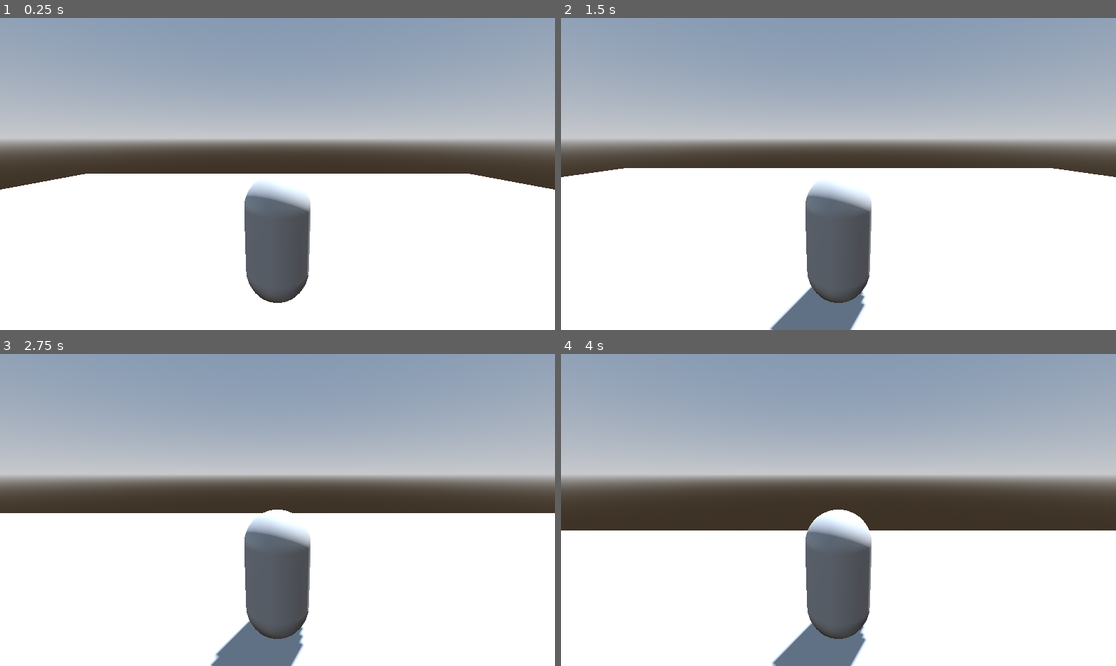
Above: before the commit, frames 1-4 (two rows, left to right).
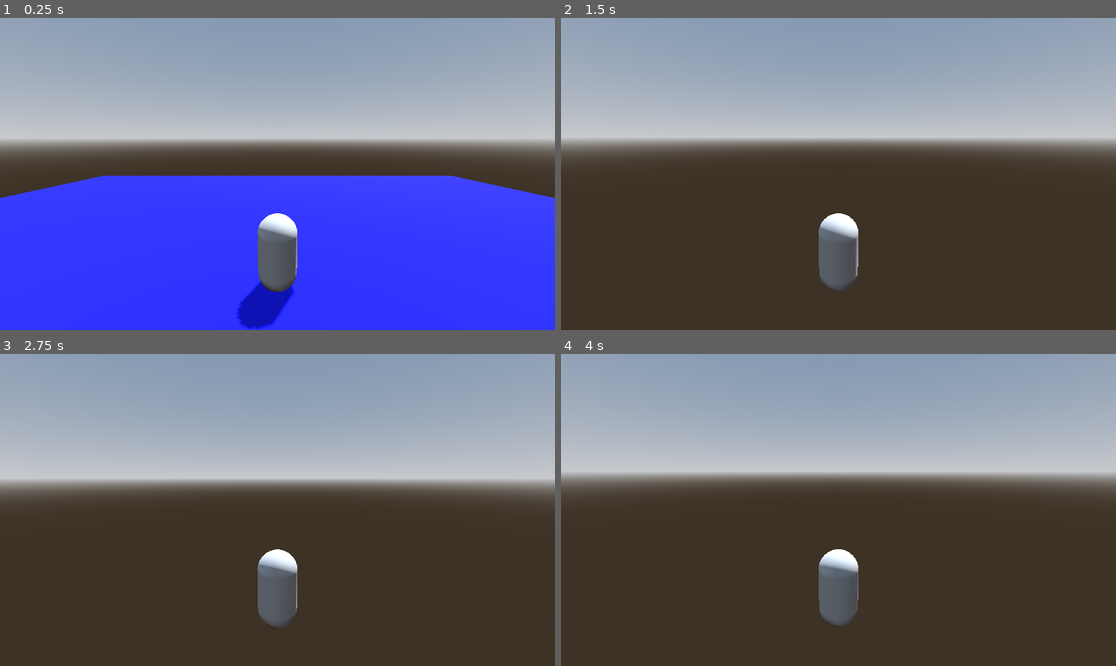
Above: after the commit, the same moments.

Repository: gotBamb00zled/3d-platformer
Game: Godot game, scene res://world.tscn
The game is run twice, just before and just after one commit, with the same random seed, the same clock (stepped at 60 frames per second) and the same inputs. Before the commit the project has no main scene; this scene is started directly in both runs.
Inputs (mouse positions are in pixels of both pictures, inside the frame that each line leads up to):
- Up to frame 1 (0.25 s): no input
- Up to frame 2 (1.5 s): tap Enter (ui_accept) at 0.5, 0.6, 0.77, 1.07, 1.35 s; move the mouse to (866, 174) at 0.52 s; hold W (move_forward) from 0.53 s (still down); move the mouse to (810, 174) at 1.27 s
- Up to frame 3 (2.75 s): keep holding W (move_forward); tap Enter (ui_accept) at 1.52, 1.82, 2.1 s; move the mouse to (288, 503) at 2.02 s
- Up to frame 4 (4 s): keep holding W (move_forward); move the mouse to (832, 516) at 2.77 s; tap Enter (ui_accept) at 2.85, 3.02, 3.32, 3.6, 3.77 s; move the mouse to (877, 513) at 3.52 s

The runs differ from the first frame. In frame 1, 48% of the frame differs, in the area x 0-100%, y 49-100%; in frame 2, 50%; in frame 3, 51%, in the area x 0-100%, y 38-100%; in frame 4, 45%.

Commit message:
camera fully working. player can jump.

Diff:
--- a/Player.gd
+++ b/Player.gd
@@ -4,20 +4,36 @@
 var mouse_sensitivity := 0.001
 var twist_input := 0.0
 var pitch_input := 0.0
+const jump_velocity = 4.5
+
+@onready var twist_pivot := $TwistPivot
+@onready var pitch_pivot := $TwistPivot/PitchPivot
 
 func _ready() -> void:
 	Input.set_mouse_mode(Input.MOUSE_MODE_CAPTURED)
 
 # Called every frame. 'delta' is the elapsed time since the previous frame.
 func _process(delta):
+	#setting up player movement
 	var input := Vector3.ZERO
 	input.x = Input.get_axis("move_left", "move_right")
 	input.z = Input.get_axis("move_forward", "move_back")
 
-	apply_central_force(input * 1200.0 * delta)
+	if Input.is_action_just_pressed("ui_accept"):
+		apply_central_impulse(Vector3(0,1500,0) * delta)
+	#apply force to mouse camera movement
+	apply_central_force(twist_pivot.basis * input * 3000.0 * delta)
 
+	#if escape is pressed, show mouse cursor and give us control of it
 	if Input.is_action_just_pressed("ui_cancel"):
 		Input.set_mouse_mode(Input.MOUSE_MODE_VISIBLE)
+
+	#clamp camera movement down to avoid fully rotating around player
+	$TwistPivot.rotate_y(twist_input)
+	$TwistPivot/PitchPivot.rotate_x(pitch_input)
+	$TwistPivot/PitchPivot.rotation.x = clamp($TwistPivot/PitchPivot.rotation.x, deg_to_rad(-30), deg_to_rad(30))
+	twist_input = 0.0
+	pitch_input = 0.0
 
 func _unhandled_input(event: InputEvent) -> void:
 	if event is InputEventMouseMotion:
--- a/player.tscn
+++ b/player.tscn
@@ -24,4 +24,4 @@
 transform = Transform3D(1, 0, 0, 0, 0.984808, 0.173648, 0, -0.173648, 0.984808, 0, 0, 0)
 
 [node name="Camera3D" type="Camera3D" parent="TwistPivot/PitchPivot"]
-transform = Transform3D(1, 0, 0, 0, 1, 0, 0, 0, 1, 0, 0, 3)
+transform = Transform3D(0.05, 0, 0, 0, 0.05, 0, 0, 0, 0.05, 0, 1, 5)
--- a/project.godot
+++ b/project.godot
@@ -11,6 +11,7 @@
 [application]
 
 config/name="GameOff2023"
+run/main_scene="res://world.tscn"
 config/features=PackedStringArray("4.1", "GL Compatibility")
 config/icon="res://icon.svg"
 
@@ -53,6 +54,5 @@
 
 [rendering]
 
-renderer/rendering_method="gl_compatibility"
 renderer/rendering_method.mobile="gl_compatibility"
 lights_and_shadows/directional_shadow/soft_shadow_filter_quality=0
--- a/world.gd
+++ /dev/null
@@ -1,11 +0,0 @@
-extends Node3D
-
-
-# Called when the node enters the scene tree for the first time.
-func _ready():
-	pass # Replace with function body.
-
-
-# Called every frame. 'delta' is the elapsed time since the previous frame.
-func _process(delta):
-	pass
--- a/world.tscn
+++ b/world.tscn
@@ -1,7 +1,6 @@
-[gd_scene load_steps=8 format=3 uid="uid://bsnvolfsix61s"]
+[gd_scene load_steps=10 format=3 uid="uid://bsnvolfsix61s"]
 
-[ext_resource type="Script" path="res://world.gd" id="1_21ghm"]
-[ext_resource type="PackedScene" uid="uid://bt0o7u72twrt7" path="res://player.tscn" id="1_utifa"]
+[ext_resource type="PackedScene" uid="uid://csasjdtfcqkk1" path="res://player.tscn" id="1_utifa"]
 
 [sub_resource type="ProceduralSkyMaterial" id="ProceduralSkyMaterial_obx40"]
 sky_horizon_color = Color(0.64625, 0.65575, 0.67075, 1)
@@ -15,14 +14,22 @@
 sky = SubResource("Sky_rkugf")
 tonemap_mode = 2
 
+[sub_resource type="StandardMaterial3D" id="StandardMaterial3D_o21da"]
+albedo_color = Color(0, 0, 0.815686, 1)
+
 [sub_resource type="PlaneMesh" id="PlaneMesh_7furl"]
+material = SubResource("StandardMaterial3D_o21da")
 size = Vector2(36, 36)
 
 [sub_resource type="ConcavePolygonShape3D" id="ConcavePolygonShape3D_im6pk"]
 data = PackedVector3Array(18, 0, 18, -18, 0, 18, 18, 0, -18, -18, 0, 18, -18, 0, -18, 18, 0, -18)
 
+[sub_resource type="BoxMesh" id="BoxMesh_4wbxk"]
+
+[sub_resource type="ConcavePolygonShape3D" id="ConcavePolygonShape3D_8t15b"]
+data = PackedVector3Array(-0.5, 0.5, 0.5, 0.5, 0.5, 0.5, -0.5, -0.5, 0.5, 0.5, 0.5, 0.5, 0.5, -0.5, 0.5, -0.5, -0.5, 0.5, 0.5, 0.5, -0.5, -0.5, 0.5, -0.5, 0.5, -0.5, -0.5, -0.5, 0.5, -0.5, -0.5, -0.5, -0.5, 0.5, -0.5, -0.5, 0.5, 0.5, 0.5, 0.5, 0.5, -0.5, 0.5, -0.5, 0.5, 0.5, 0.5, -0.5, 0.5, -0.5, -0.5, 0.5, -0.5, 0.5, -0.5, 0.5, -0.5, -0.5, 0.5, 0.5, -0.5, -0.5, -0.5, -0.5, 0.5, 0.5, -0.5, -0.5, 0.5, -0.5, -0.5, -0.5, 0.5, 0.5, 0.5, -0.5, 0.5, 0.5, 0.5, 0.5, -0.5, -0.5, 0.5, 0.5, -0.5, 0.5, -0.5, 0.5, 0.5, -0.5, -0.5, -0.5, 0.5, 0.5, -0.5, 0.5, -0.5, -0.5, -0.5, 0.5, -0.5, 0.5, 0.5, -0.5, -0.5, -0.5, -0.5, -0.5)
+
 [node name="Node3D" type="Node3D"]
-script = ExtResource("1_21ghm")
 
 [node name="WorldEnvironment" type="WorldEnvironment" parent="."]
 environment = SubResource("Environment_4siyg")
@@ -31,14 +38,26 @@
 transform = Transform3D(-0.866025, -0.433013, 0.25, 0, 0.5, 0.866025, -0.5, 0.75, -0.433013, 5.70622, 6.32699, 0)
 shadow_enabled = true
 
-[node name="MeshInstance3D" type="MeshInstance3D" parent="."]
+[node name="Floor" type="MeshInstance3D" parent="."]
 mesh = SubResource("PlaneMesh_7furl")
+metadata/_edit_group_ = true
 
-[node name="StaticBody3D" type="StaticBody3D" parent="MeshInstance3D"]
+[node name="StaticBody3D" type="StaticBody3D" parent="Floor"]
 
-[node name="CollisionShape3D" type="CollisionShape3D" parent="MeshInstance3D/StaticBody3D"]
+[node name="CollisionShape3D" type="CollisionShape3D" parent="Floor/StaticBody3D"]
 shape = SubResource("ConcavePolygonShape3D_im6pk")
 
 [node name="Player" parent="." instance=ExtResource("1_utifa")]
-transform = Transform3D(1, 0, 0, 0, 1, 0, 0, 0, 1, 0, 2, -2)
+transform = Transform3D(1, 0, 0, 0, 1, 0, 0, 0, 1, 0, 1, -2)
 linear_damp = 3.0
+
+[node name="CSGBox3D" type="CSGBox3D" parent="."]
+transform = Transform3D(2, 0, 0, 0, 2, 0, 0, 0, 2, -11.7054, 0.726871, -3.24359)
+
+[node name="MeshInstance3D" type="MeshInstance3D" parent="CSGBox3D"]
+mesh = SubResource("BoxMesh_4wbxk")
+
+[node name="StaticBody3D" type="StaticBody3D" parent="CSGBox3D/MeshInstance3D"]
+
+[node name="CollisionShape3D" type="CollisionShape3D" parent="CSGBox3D/MeshInstance3D/StaticBody3D"]
+shape = SubResource("ConcavePolygonShape3D_8t15b")
Binary file added: assets/models/X Bot.fbx
Not shown, added: assets/models/X Bot.fbx.import
Not shown, added: assets/models/skull.obj
Not shown, added: assets/models/skull.obj.import
Not shown: 2 places in player.tscn that only renumber resources
